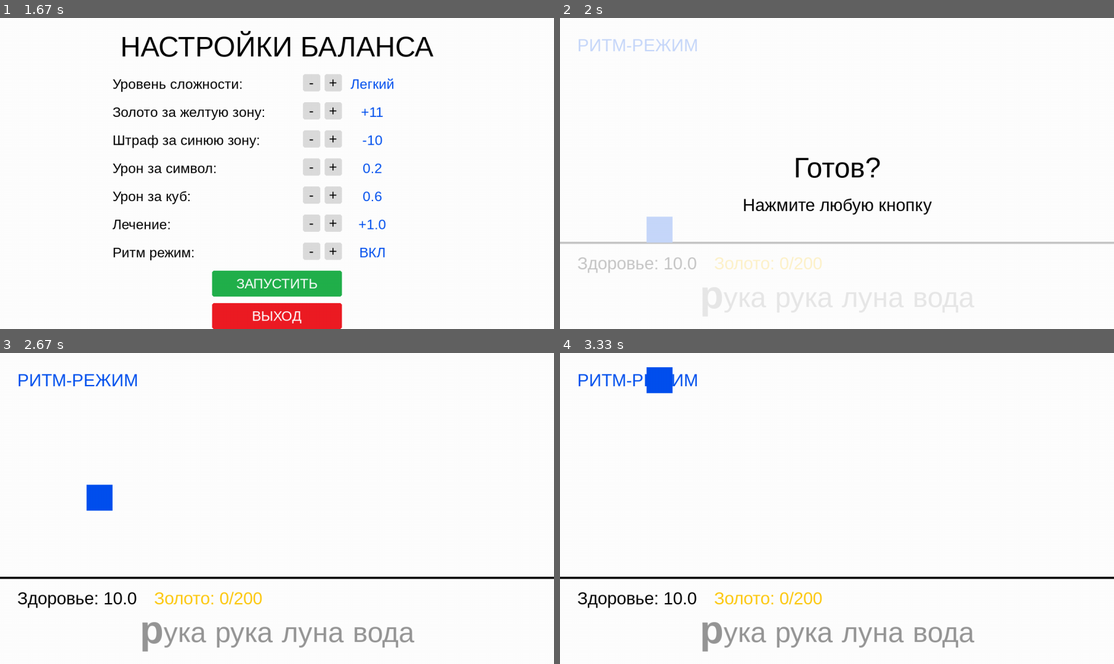
Above: before the commit, frames 1-4 (two rows, left to right).
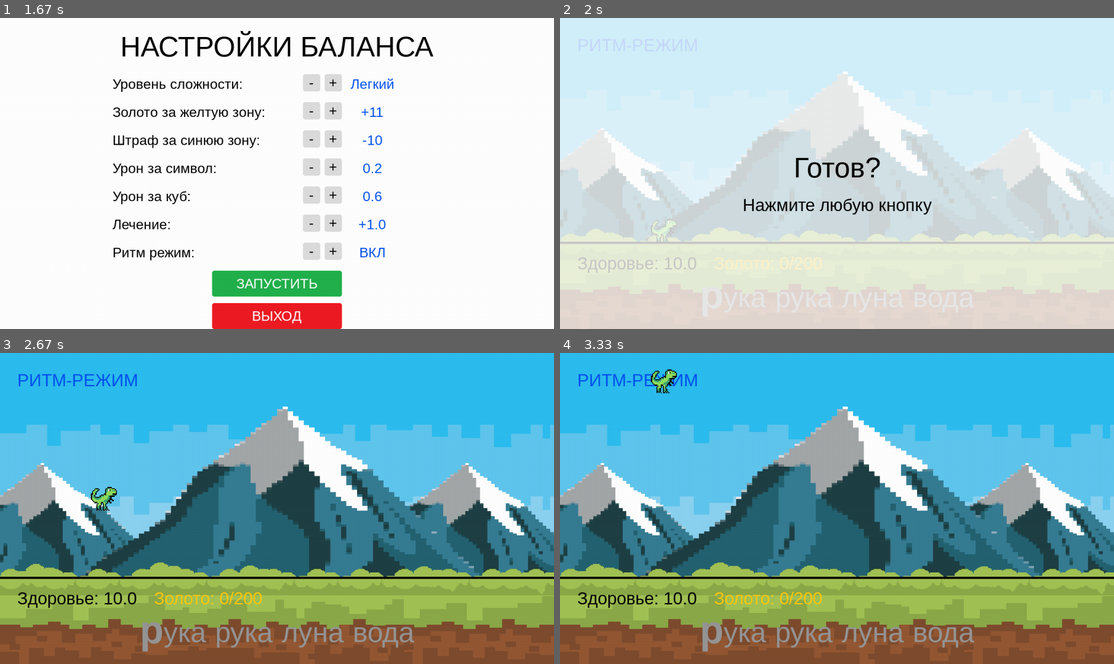
Above: after the commit, the same moments.

Repository: nayyykettt/python_pygame_game_2026
Game: pygame game, started from main.py
The game is run twice, just before and just after one commit, with the same random seed, the same clock (stepped at 60 frames per second) and the same inputs.
Inputs (mouse positions are in pixels of both pictures, inside the frame that each line leads up to):
- Up to frame 1 (1.67 s): click "+" at 0.38 s; click (332, 241) at 0.72 s; click "-" at 1.05 s; click (343, 201) at 1.38 s
- Up to frame 2 (2 s): click "ЗАПУСТИТЬ" at 1.72 s
- Up to frame 3 (2.67 s): type "ann" at 2 s; tap Enter at 2.33 s; tap Space at 2.5 s
- Up to frame 4 (3.33 s): tap Space at 2.9, 3.2 s

Frame 1 is identical in both runs. In frame 2, 89% of the frame differs, in the area x 0-100%, y 0-100%; in frame 3, 95%; in frame 4, 95%.

Commit message:
Прикрутил визуал и чутка пошаманил текстурки. ВИЗУАЛ НЕ ГОТОВ

Diff:
--- a/settings.py
+++ b/settings.py
@@ -16,11 +16,12 @@
 YELLOW = (255, 201, 14)
 CYAN_ZONE = (0, 162, 232)
 PURPLE = (148, 0, 211)
+PROPORTIONAL_COEFFICIENT = 4/3
 PLAYER_SIZE = 60
 OBSTACLE_SIZE = 60
 HEAL_SIZE = 40
-ZONE_HEIGHT = 15
-ZONE_WIDTH = 120
+ZONE_HEIGHT = 90
+ZONE_WIDTH = 90
 GROUND_Y = HEIGHT - 200
 SPAWN_OFFSET_X = 50
 BRIDGE_HEIGHT_1 = 130
@@ -45,3 +46,10 @@
 RUSSIAN_ALPHABET = set("абвгдеёжзийклмнопрстуфхцчшщъыьэюя")
 WORDS_IN_ROW_COUNT = 4
 TARGET_GOLD = 200
+
+IMAGE_DIR = "images"
+TEX_PLAYER = f"{IMAGE_DIR}/Typing_dinO.png"
+TEX_OBSTACLE = f"{IMAGE_DIR}/zaborchik_KRIVOY.png"
+TEX_ZONE_YELLOW = f"{IMAGE_DIR}/monetka_yellow.png"
+TEX_ZONE_BLUE = f"{IMAGE_DIR}/monetka_blue.png"
+TEX_BG = f"{IMAGE_DIR}/45908.png"
--- a/view.py
+++ b/view.py
@@ -1,6 +1,18 @@
 import pygame
 import sys
 from settings import *
+
+
+def load_image(path, size=None):
+    try:
+        img = pygame.image.load(path).convert_alpha()
+        if size:
+            img = pygame.transform.scale(img, size)
+        return img
+    except pygame.error as e:
+        print(f"[WARNING] Не удалось загрузить {path}: {e}")
+        return None
+
 
 class GameView:
     def __init__(self, screen):
@@ -12,6 +24,12 @@
             self.menu_font = pygame.font.SysFont("arial", 32)
         except:
             self.font, self.large_font, self.active_font, self.menu_font = [pygame.font.Font(None, s) for s in (40, 65, 90, 32)]
+        self.tex_player = load_image(TEX_PLAYER, (PLAYER_SIZE*PROPORTIONAL_COEFFICIENT, PLAYER_SIZE*PROPORTIONAL_COEFFICIENT))
+        self.tex_obstacle = load_image(TEX_OBSTACLE, (OBSTACLE_SIZE*PROPORTIONAL_COEFFICIENT, OBSTACLE_SIZE*PROPORTIONAL_COEFFICIENT))
+        self.tex_zone_yellow = load_image(TEX_ZONE_YELLOW, (ZONE_WIDTH, ZONE_HEIGHT))
+        self.tex_zone_blue = load_image(TEX_ZONE_BLUE, (ZONE_WIDTH, ZONE_HEIGHT))
+        self.tex_bg = load_image(TEX_BG, (WIDTH, HEIGHT))
+
 
     def draw_button(self, btn):
         pygame.draw.rect(self.screen, btn.bg_color, btn.rect, border_radius=5)
@@ -48,25 +66,47 @@
             self.draw_button(btn)
 
     def draw_game(self, model):
-        self.screen.fill(WHITE)
+        if self.tex_bg:
+            self.screen.blit(self.tex_bg, (0, 0))
+        else:
+            self.screen.fill(WHITE)
 
         if model.rhythm_mode:
             rhythm_txt = self.font.render("РИТМ-РЕЖИМ", True, PLAYER_BLUE)
             self.screen.blit(rhythm_txt, (40, 40))
 
         pygame.draw.line(self.screen, BLACK, (0, GROUND_Y), (WIDTH, GROUND_Y), 5)
+
         for pit in model.pits:
-            pygame.draw.rect(self.screen, WHITE, (pit.rect.left, GROUND_Y - 5, pit.rect.width, 10))
+            pygame.draw.rect(self.screen, PURPLE, (pit.rect.left, GROUND_Y - 5, pit.rect.width, 10))
             for i in range(pit.rect.width // 20):
                 px = pit.rect.left + i * 20
                 pygame.draw.polygon(self.screen, PURPLE, [(px, GROUND_Y + 40), (px + 10, GROUND_Y + 15), (px + 20, GROUND_Y + 40)])
 
-        for p in model.platforms: pygame.draw.rect(self.screen, DARK_GRAY, p.rect, border_radius=4)
-        for z in model.zones: pygame.draw.rect(self.screen, YELLOW if z.zone_type == "yellow" else CYAN_ZONE, z.rect)
-        for o in model.obstacles: pygame.draw.rect(self.screen, RED, o.rect)
-        for h in model.heals: pygame.draw.rect(self.screen, GREEN, h.rect)
+        for p in model.platforms:
+            pygame.draw.rect(self.screen, DARK_GRAY, p.rect, border_radius=4)
 
-        pygame.draw.rect(self.screen, PLAYER_BLUE, model.player.rect)
+        for z in model.zones:
+            tex = self.tex_zone_yellow if z.zone_type == "yellow" else self.tex_zone_blue
+            if tex:
+                self.screen.blit(tex, z.rect)
+            else:
+                color = YELLOW if z.zone_type == "yellow" else CYAN_ZONE
+                pygame.draw.rect(self.screen, color, z.rect)
+
+        for o in model.obstacles:
+            if self.tex_obstacle:
+                self.screen.blit(self.tex_obstacle, o.rect)
+            else:
+                pygame.draw.rect(self.screen, RED, o.rect)
+
+        for h in model.heals:
+            pygame.draw.rect(self.screen, GREEN, h.rect)
+
+        if self.tex_player:
+            self.screen.blit(self.tex_player, model.player.rect)
+        else:
+            pygame.draw.rect(self.screen, PLAYER_BLUE, model.player.rect)
 
         hp_txt = self.font.render(f"Здоровье: {max(0, model.hp):.1f}", True, BLACK)
         g_txt = self.font.render(f"Золото: {model.gold}/{TARGET_GOLD}", True, YELLOW)
Binary file changed: images/Typing_dinO.png
Binary file changed: images/zaborchik_KRIVOY.png
Binary file added: images/zaborchik_KRIVOY1.png
Not shown, added: .DS_Store
